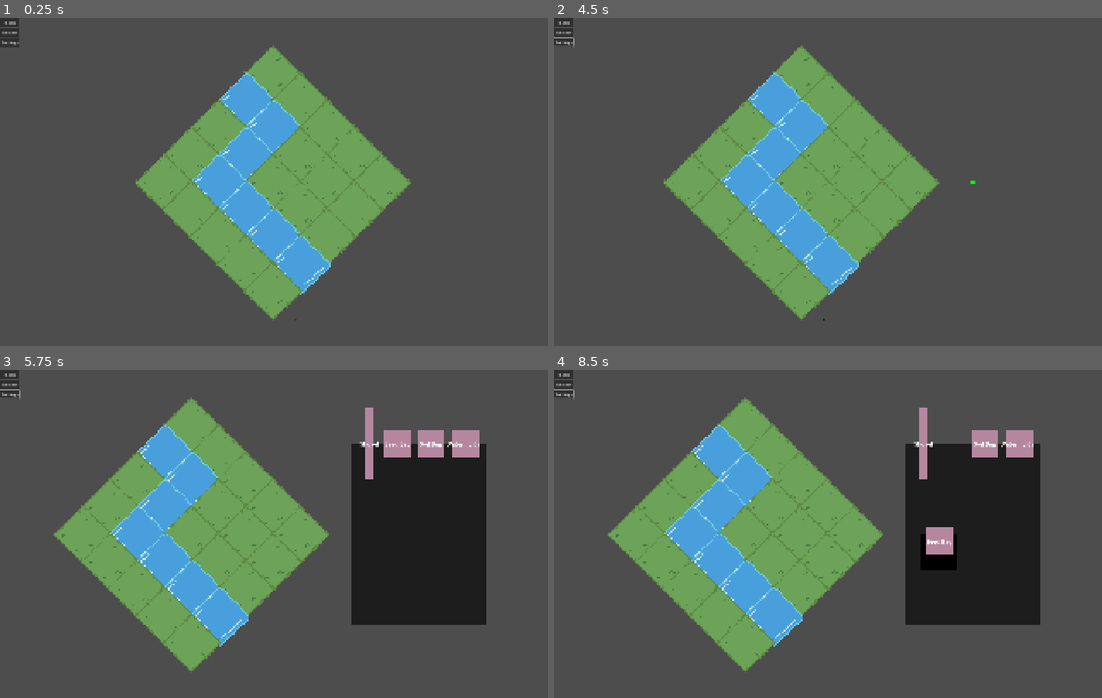
Above: before the commit, frames 1-4 (two rows, left to right).
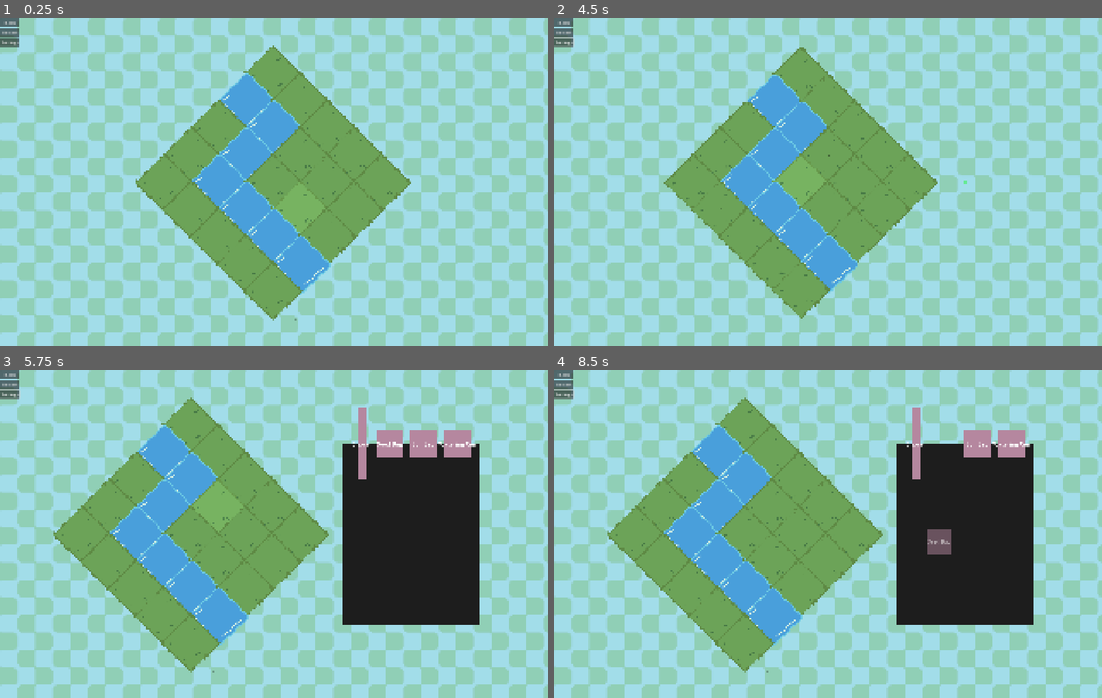
Above: after the commit, the same moments.

Repository: team-fow/riviver
Game: Godot game, scene res://Scenes/level/level.tscn
Same seed, same stepped clock (60 frames per second), same inputs: the game is played once before the commit and once after it. The project has no main scene, so this scene is started directly.
Inputs (mouse positions are in pixels of both pictures, inside the frame that each line leads up to):
- Up to frame 1 (0.25 s): no input
- Up to frame 2 (4.5 s): click "Restart" at 0.5 s; click "Restart" at 1.25 s; click "Restart" at 2 s; click "Back" at 2.75 s; click "Settings" at 3.5 s; drag from (855, 155) to (745, 208) at 4.27 s
- Up to frame 3 (5.75 s): drag from (109, 560) to (219, 507) at 5.02 s
- Up to frame 4 (8.5 s): move the mouse to (937, 540) at 5.77 s; press the mouse at (937, 540) at 5.78 s; release the mouse at (937, 540) at 6.5 s; drag from (1008, 540) to (663, 560) at 6.52 s; drag from (921, 445) to (937, 540) at 7.27 s; drag from (948, 445) to (937, 540) at 8.02 s

The runs differ from the first frame. In frame 1, 79% of the frame differs, in the area x 0-100%, y 0-100%; in frame 2, 80%; in frame 3, 68%; in frame 4, 69%.

Commit message:
visual tweaks for lvl screen

Diff:
--- /dev/null
+++ b/Scenes/grid/grid.gd
@@ -0,0 +1,35 @@
+extends TileMapLayer
+
+const PRESSED_SCALE: float = 0.99
+
+var mouse_coords: Vector2i
+var prev_mouse_coords: Vector2i
+
+@onready var initial_scale: Vector2 = scale
+
+
+func _unhandled_input(event: InputEvent) -> void:
+	if event is InputEventMouse:
+		if event is InputEventMouseMotion:
+			mouse_coords = local_to_map(get_local_mouse_position())
+			if mouse_coords != prev_mouse_coords:
+				notify_runtime_tile_data_update()
+				prev_mouse_coords = mouse_coords
+
+		elif mouse_coords in get_used_cells():
+			if event.is_action_pressed("click"):
+				_scale(PRESSED_SCALE)
+			elif event.is_action_released("click"):
+				_scale(1.0)
+
+
+func _use_tile_data_runtime_update(coords: Vector2i) -> bool:
+	return coords == mouse_coords
+
+
+func _tile_data_runtime_update(coords: Vector2i, tile_data: TileData) -> void:
+	tile_data.modulate.v = 1.1
+
+
+func _scale(value: float) -> void:
+	create_tween().tween_property(self, "scale", initial_scale * value, 0.05).set_ease(Tween.EASE_IN)
--- a/Scenes/grid/grid.tscn
+++ b/Scenes/grid/grid.tscn
@@ -1,6 +1,7 @@
-[gd_scene load_steps=2 format=4 uid="uid://81bpw6rvsl2r"]
+[gd_scene load_steps=3 format=4 uid="uid://81bpw6rvsl2r"]
 
 [ext_resource type="TileSet" uid="uid://efnoobl2bdx4" path="res://assets/tiles/tileset.tres" id="1_x0e5n"]
+[ext_resource type="Script" uid="uid://ck4vhyygg3pd6" path="res://scenes/grid/grid.gd" id="2_yuyu4"]
 
 [node name="Grid" type="TileMapLayer"]
 y_sort_enabled = true
@@ -9,3 +10,4 @@
 occlusion_enabled = false
 collision_enabled = false
 navigation_enabled = false
+script = ExtResource("2_yuyu4")
--- a/Scenes/level/level.gd
+++ b/Scenes/level/level.gd
@@ -3,6 +3,7 @@
 
 var minigames: Array[Minigame] # An array containing all of the minigames present in the level
 var minigames_completed : int = 0 # How many minigames the player has currently completed
+var current_minigame: Minigame # The currently active minigame.
 var scores: Dictionary[Minigame, float] # Stores the score for each minigame
 
 @onready var grid: TileMapLayer = $Grid
@@ -11,13 +12,19 @@
 
 # Open a minigame
 func open_minigame(game : Minigame) -> void:
-	animator.play("move_grid")
+	if current_minigame:
+		current_minigame.set_paused(true)
+	else:
+		animator.play("move_grid")
+	current_minigame = game
+	game.set_paused(false)
 	game.show()
 
 
 # Close a minigame
 func close_minigame(game: Minigame) -> void:
-	game.hide()
+	current_minigame = null
+	game.set_paused(true)
 	animator.play_backwards("move_grid")
 
 
--- a/Scenes/level/level.tscn
+++ b/Scenes/level/level.tscn
@@ -1,10 +1,11 @@
-[gd_scene load_steps=9 format=3 uid="uid://cj0nv5djx71e4"]
+[gd_scene load_steps=10 format=3 uid="uid://cj0nv5djx71e4"]
 
 [ext_resource type="Script" uid="uid://b421ge4x0q0r7" path="res://scenes/level/level.gd" id="1_olbeb"]
 [ext_resource type="PackedScene" uid="uid://81bpw6rvsl2r" path="res://scenes/grid/grid.tscn" id="2_qtcrp"]
 [ext_resource type="PackedScene" uid="uid://85lycb6ahpb" path="res://scenes/minigame_tile/minigame_tile.tscn" id="3_vuhcl"]
 [ext_resource type="Script" uid="uid://d1hsmangbi8t5" path="res://scenes/minigames/minigame.gd" id="4_m88n2"]
 [ext_resource type="PackedScene" uid="uid://cxyyfgdo1704o" path="res://scenes/minigames/plant_minigame/plant_minigame.tscn" id="5_hnne4"]
+[ext_resource type="Texture2D" uid="uid://tcr64w81ajfd" path="res://assets/levelbg.png" id="6_vpf64"]
 
 [sub_resource type="Animation" id="Animation_hnne4"]
 length = 0.001
@@ -19,6 +20,18 @@
 "transitions": PackedFloat32Array(1),
 "update": 0,
 "values": [Vector2(0, 0)]
+}
+tracks/1/type = "value"
+tracks/1/imported = false
+tracks/1/enabled = true
+tracks/1/path = NodePath("Minigames:modulate")
+tracks/1/interp = 1
+tracks/1/loop_wrap = true
+tracks/1/keys = {
+"times": PackedFloat32Array(0),
+"transitions": PackedFloat32Array(1),
+"update": 0,
+"values": [Color(1, 1, 1, 1)]
 }
 
 [sub_resource type="Animation" id="Animation_qkmgm"]
@@ -35,7 +48,19 @@
 "times": PackedFloat32Array(0, 0.4),
 "transitions": PackedFloat32Array(1, 1),
 "update": 0,
-"values": [Vector2(0, 0), Vector2(-900, 0)]
+"values": [Vector2(0, 0), Vector2(-300, 0)]
+}
+tracks/1/type = "value"
+tracks/1/imported = false
+tracks/1/enabled = true
+tracks/1/path = NodePath("Minigames:modulate")
+tracks/1/interp = 1
+tracks/1/loop_wrap = true
+tracks/1/keys = {
+"times": PackedFloat32Array(0, 0.4),
+"transitions": PackedFloat32Array(1, 1),
+"update": 0,
+"values": [Color(1, 1, 1, 0), Color(1, 1, 1, 1)]
 }
 
 [sub_resource type="AnimationLibrary" id="AnimationLibrary_vpf64"]
@@ -49,6 +74,7 @@
 metadata/_custom_type_script = "uid://b421ge4x0q0r7"
 
 [node name="Grid" parent="." instance=ExtResource("2_qtcrp")]
+scale = Vector2(0.33, 0.33)
 
 [node name="WaterTile" parent="Grid" node_paths=PackedStringArray("minigame") instance=ExtResource("3_vuhcl")]
 position = Vector2(300, -300)
@@ -59,7 +85,8 @@
 minigame = NodePath("../../Minigames/PlantMinigame")
 
 [node name="Minigames" type="Node2D" parent="."]
-position = Vector2(1600, 0)
+position = Vector2(500, 0)
+scale = Vector2(0.33, 0.33)
 
 [node name="Water" type="Node2D" parent="Minigames"]
 physics_interpolation_mode = 2
@@ -86,7 +113,6 @@
 plant_count = 2
 
 [node name="Camera" type="Camera2D" parent="."]
-zoom = Vector2(0.33, 0.33)
 
 [node name="UI" type="CanvasLayer" parent="."]
 
@@ -115,6 +141,19 @@
 offset_bottom = 40.0
 grow_horizontal = 2
 
+[node name="Background" type="CanvasLayer" parent="."]
+layer = -1
+
+[node name="TextureRect" type="TextureRect" parent="Background"]
+anchors_preset = 15
+anchor_right = 1.0
+anchor_bottom = 1.0
+grow_horizontal = 2
+grow_vertical = 2
+mouse_filter = 2
+texture = ExtResource("6_vpf64")
+stretch_mode = 1
+
 [node name="Animator" type="AnimationPlayer" parent="."]
 libraries = {
 &"": SubResource("AnimationLibrary_vpf64")
--- a/Scenes/minigames/plant_minigame/plant_minigame.tscn
+++ b/Scenes/minigames/plant_minigame/plant_minigame.tscn
@@ -14,7 +14,7 @@
 metadata/_custom_type_script = "uid://d1hsmangbi8t5"
 
 [node name="Background" type="ColorRect" parent="."]
-custom_minimum_size = Vector2(1500, 2000)
+custom_minimum_size = Vector2(500, 600)
 anchors_preset = 8
 anchor_left = 0.5
 anchor_top = 0.5
--- a/Scenes/test.tscn
+++ b/Scenes/test.tscn
@@ -1,8 +1,8 @@
 [gd_scene load_steps=4 format=3 uid="uid://dhafk6aw7y0u3"]
 
-[ext_resource type="PackedScene" uid="uid://81bpw6rvsl2r" path="res://Scenes/grid/grid.tscn" id="1_bl13t"]
-[ext_resource type="PackedScene" uid="uid://85lycb6ahpb" path="res://Scenes/minigame_tile/minigame_tile.tscn" id="2_iyx0m"]
-[ext_resource type="Script" uid="uid://d1hsmangbi8t5" path="res://Scenes/minigames/minigame.gd" id="3_iyx0m"]
+[ext_resource type="PackedScene" uid="uid://81bpw6rvsl2r" path="res://scenes/grid/grid.tscn" id="1_bl13t"]
+[ext_resource type="PackedScene" uid="uid://85lycb6ahpb" path="res://scenes/minigame_tile/minigame_tile.tscn" id="2_iyx0m"]
+[ext_resource type="Script" uid="uid://d1hsmangbi8t5" path="res://scenes/minigames/minigame.gd" id="3_iyx0m"]
 
 [node name="Test" type="Node2D"]
 
--- a/project.godot
+++ b/project.godot
@@ -11,7 +11,7 @@
 [application]
 
 config/name="riviver"
-config/features=PackedStringArray("4.3", "GL Compatibility")
+config/features=PackedStringArray("4.4", "GL Compatibility")
 config/icon="res://icon.svg"
 
 [display]
Not shown, added: Scenes/grid/grid.gd.uid
Not shown: 1 places in Scenes/minigame_tile/minigame_tile.tscn that only renumber resources
Binary file added: assets/levelbg.png
Not shown, added: assets/levelbg.png.import
